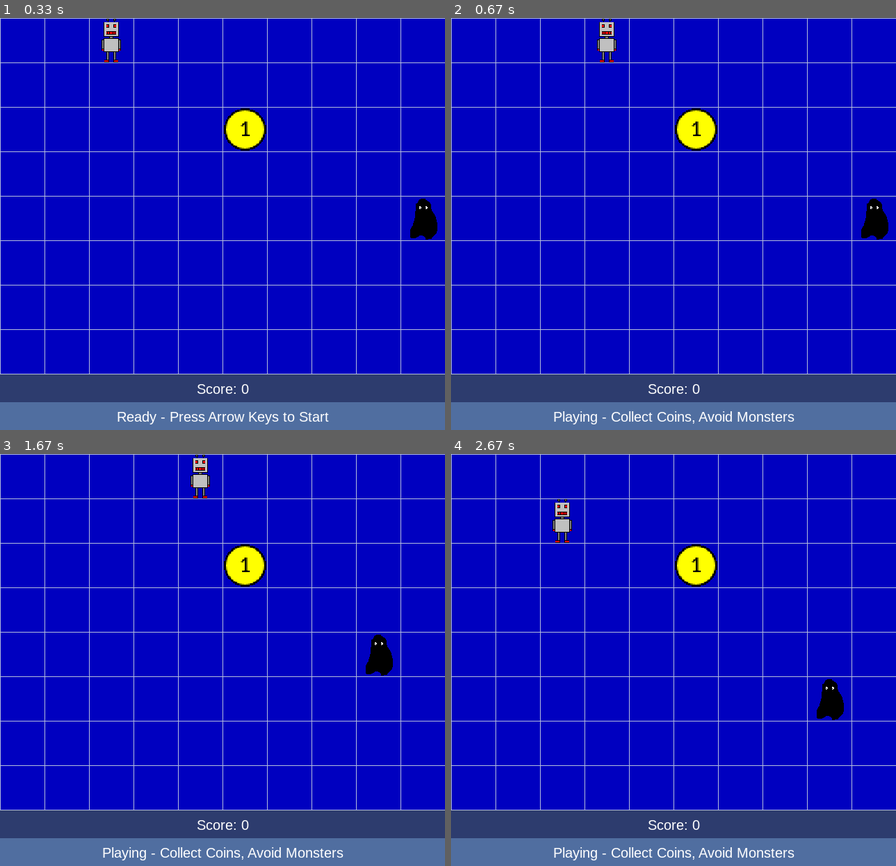
Above: before the commit, frames 1-4 (two rows, left to right).
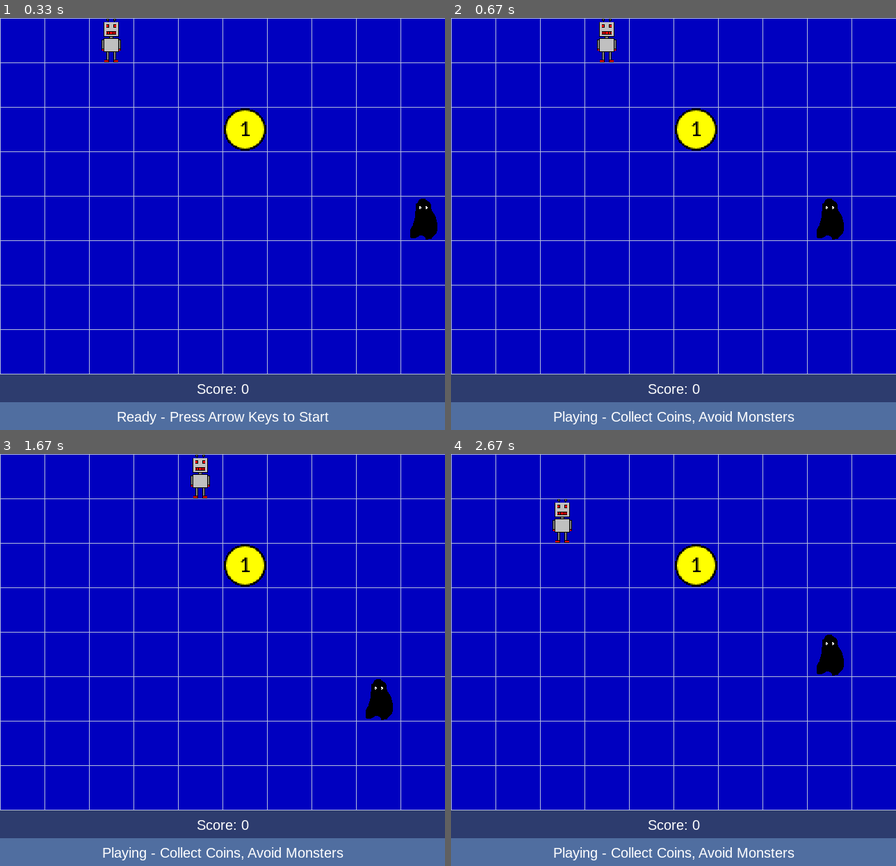
Above: after the commit, the same moments.

Repository: OHiddema/pygame
Game: pygame game, started from src/main.py
Two runs of this game, one before a commit and one after it. Both use one fixed random seed, a clock stepped at 60 frames per second and the inputs below.
Inputs:
- Up to frame 1 (0.33 s): no input
- Up to frame 2 (0.67 s): hold Right from 0.33 s (still down)
- Up to frame 3 (1.67 s): release Right at 0.8 s; hold Up 0.83-1.13 s; hold Right 1.17-1.63 s
- Up to frame 4 (2.67 s): hold Left 1.67-2.2 s; hold Down 2.23-2.53 s; hold Left from 2.57 s (still down)

Frame 1 is identical in both runs. In frame 2, 0.8% of the frame differs, in the area x 82-99%, y 43-54%; in frame 3, 0.8%; in frame 4, 0.8%.

Commit message:
monsters moving staggered

Diff:
--- a/src/main.py
+++ b/src/main.py
@@ -103,14 +103,22 @@
         super().__init__(image_path, x, y)
         self.made_first_move = False
 
-    def move(self, dx, dy):
+    def move(self, dx, dy, game_state = None) -> bool:
         # Apply move only if within grid
         new_x = self.x + dx
         new_y = self.y + dy
         if 0 <= new_x < COLS and 0 <= new_y < ROWS:
             self.x = new_x
             self.y = new_y
-            self.made_first_move = True
+            # Check if this is the FIRST move
+            if not self.made_first_move:
+                self.made_first_move = True
+                # Trigger the sync immediately!
+                if game_state:
+                    game_state.resync_monsters()
+
+            return True
+        return False
 
     def reset_first_move_flag(self):
         self.made_first_move = False
@@ -125,6 +133,7 @@
 
     def __init__(self, image_path: str, x=0, y=0):
         super().__init__(image_path, x, y)
+        self.next_move_time = 0.0
 
     def get_legal_moves(self, game_state: "GameState") -> list[tuple[int, int]]:
         """Return list of (dx, dy) that are legal moves."""
@@ -327,10 +336,11 @@
             self.check_coin_collision()
             self.check_monster_collisions()
             # -------------------------------------------------
-            # don't perform this check if there was a monster collection
+            # don't perform this check if there was a monster collision
             # otherwise the ghost that collided could move away from the robot again!
             if self.pause_state is not self.PauseState.MONSTER:
-                self.check_time_to_move_monsters()
+                self.process_monster_turns()
+                # ^^ this method calls check_monster_collisions() again if there was any movement!!!
             # -------------------------------------------------
 
     def draw(self):
@@ -393,13 +403,41 @@
             ):
                 m.draw_CC(self.screen)
 
-    def check_time_to_move_monsters(self):
+    def resync_monsters(self):
+        """
+        Called exactly when the robot makes its first move.
+        Sets next_move_time for all monsters to be staggered starting from NOW.
+        """
         now = time.perf_counter()
-        if now - self.last_monster_move >= self.monster_move_delay:
-            self.last_monster_move = now
-            for m in self.monsters:
+        num_monsters = len(self.monsters)
+        if num_monsters == 0:
+            return
+
+        interval = self.monster_move_delay / num_monsters
+        for i, m in enumerate(self.monsters):
+            m.next_move_time = now + (i * interval)
+
+    def process_monster_turns(self):
+        now = time.perf_counter()
+        num_monsters = len(self.monsters)
+
+        if num_monsters == 0:
+            return
+
+        moved_anyone = False
+
+        for m in self.monsters:
+            # Safety: If not synced yet (robot hasn't moved), skip
+            if m.next_move_time == 0.0:
+                continue
+
+            if now >= m.next_move_time:
                 m.move_intelligent(self)
-            # right after the monsters have moved, check if they ran into the robot
+                # Schedule next move relative to NOW
+                m.next_move_time = now + self.monster_move_delay
+                moved_anyone = True
+
+        if moved_anyone:
             self.check_monster_collisions()
 
     def check_coin_collision(self):
@@ -447,13 +485,13 @@
                 if state.pause_state is state.PauseState.NONE:
                     key = event.key
                     if key == pygame.K_LEFT:
-                        state.robot.move(-1, 0)
+                        state.robot.move(-1, 0, state)
                     elif key == pygame.K_RIGHT:
-                        state.robot.move(1, 0)
+                        state.robot.move(1, 0, state)
                     elif key == pygame.K_UP:
-                        state.robot.move(0, -1)
+                        state.robot.move(0, -1, state)
                     elif key == pygame.K_DOWN:
-                        state.robot.move(0, 1)
+                        state.robot.move(0, 1, state)
 
         state.update()
         state.draw()
